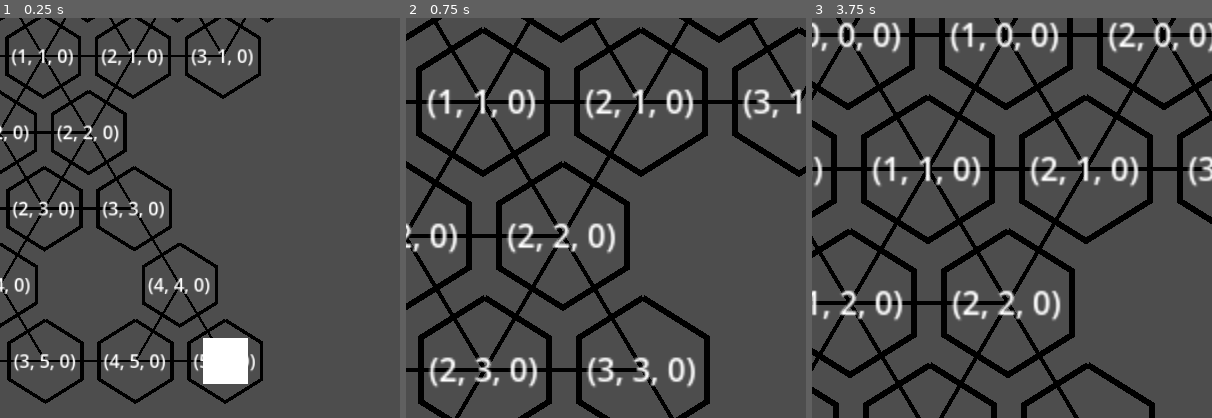
Above: before the commit, frames 1-3 (left to right).
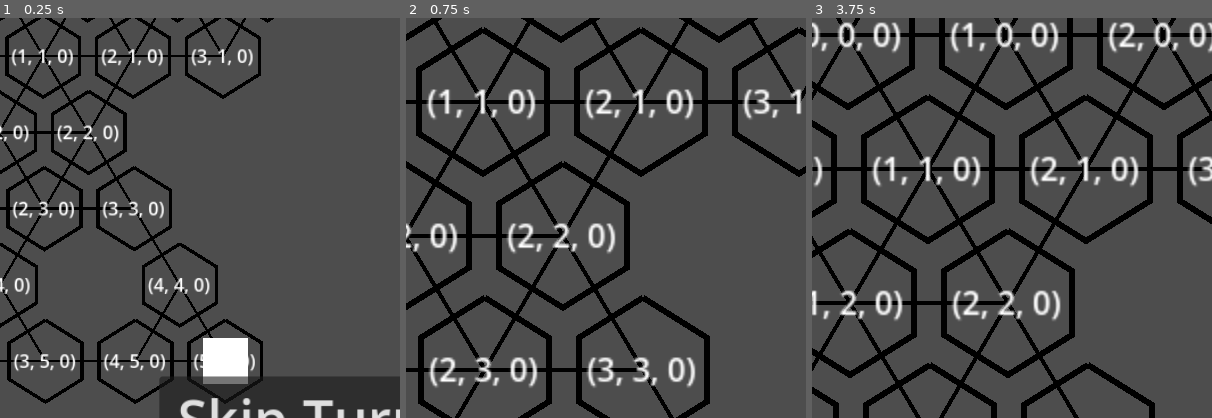
Above: after the commit, the same moments.

Repository: KlaimP/GameJam2.0
Game: Godot game, scene res://main.tscn
The game is run twice, just before and just after one commit, with the same random seed, the same clock (stepped at 60 frames per second) and the same inputs.
Inputs (mouse positions are % of the whole screen's width and height, from its top left):
- Up to frame 1 (0.25 s): no input
- Up to frame 2 (0.75 s): tap Enter at 0.5 s; move the mouse to (50, 45) at 0.52 s; tap Mouse wheel up (cam_zoom_in) at 0.6 s; click (50, 45) at 0.67 s
- Up to frame 3 (3.75 s): tap Space at 1.25, 2.75 s; move the mouse to (30, 44) at 1.27 s; tap Mouse wheel down (cam_zoom_out) at 1.35 s; click (30, 44) at 1.42 s; tap Enter at 2, 3.5 s; move the mouse to (28, 45) at 2.02 s; press the mouse at (28, 45) at 2.03 s; move the mouse to (33, 36) at 2.77 s; release the mouse at (33, 36) at 2.78 s; right-click (33, 36) at 2.85 s; click (33, 36) at 2.92 s; move the mouse to (39, 26) at 3.52 s; tap Mouse wheel up (cam_zoom_in) at 3.6 s; click (39, 26) at 3.67 s
The pictures show only the part of the screen within x 50-100%, y 50-100%; the shares and areas given below are measured in that part.

The runs differ from the first frame. In frame 1, 5.8% of the frame differs, in the area x 40-100%, y 89-100%; in frame 2, nothing differs; in frame 3, nothing differs.

Commit message:
чуть

Diff:
--- a/main.tscn
+++ b/main.tscn
@@ -41,10 +41,11 @@
 
 [node name="SkipTurnButton" type="Button" parent="Camera2D/UI"]
 layout_mode = 0
-offset_left = 629.0
-offset_top = 387.0
-offset_right = 710.0
-offset_bottom = 418.0
+offset_left = 140.0
+offset_top = 315.0
+offset_right = 390.0
+offset_bottom = 390.0
+theme_override_font_sizes/font_size = 48
 text = "Skip Turn"
 script = ExtResource("4_qmleu")
 
